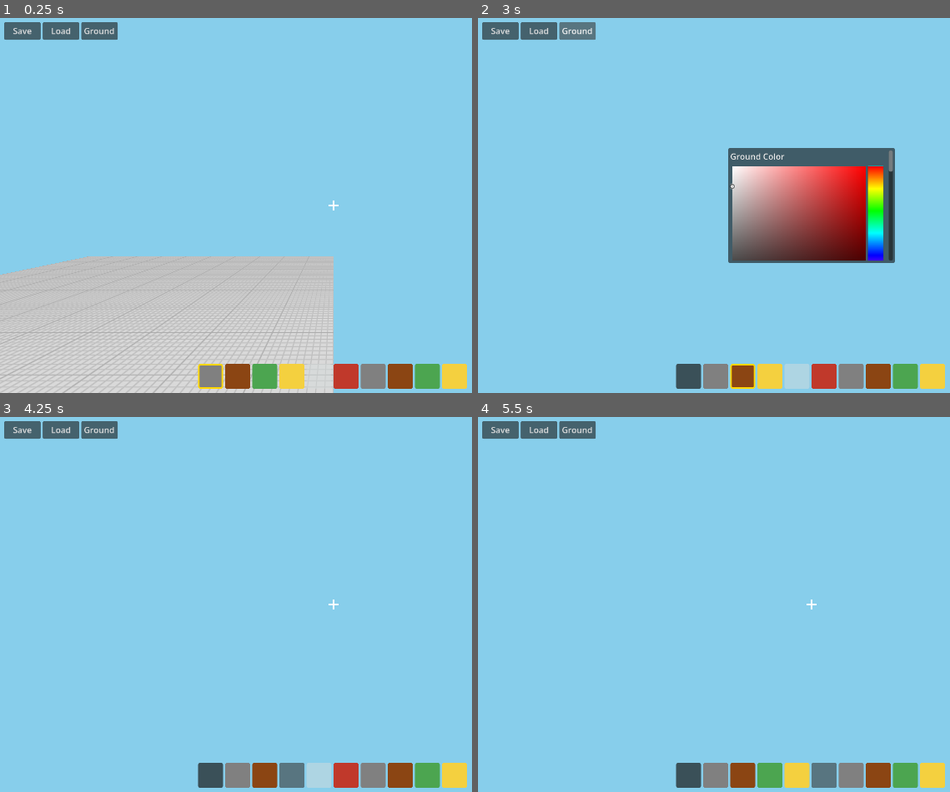
Above: before the commit, frames 1-4 (two rows, left to right).
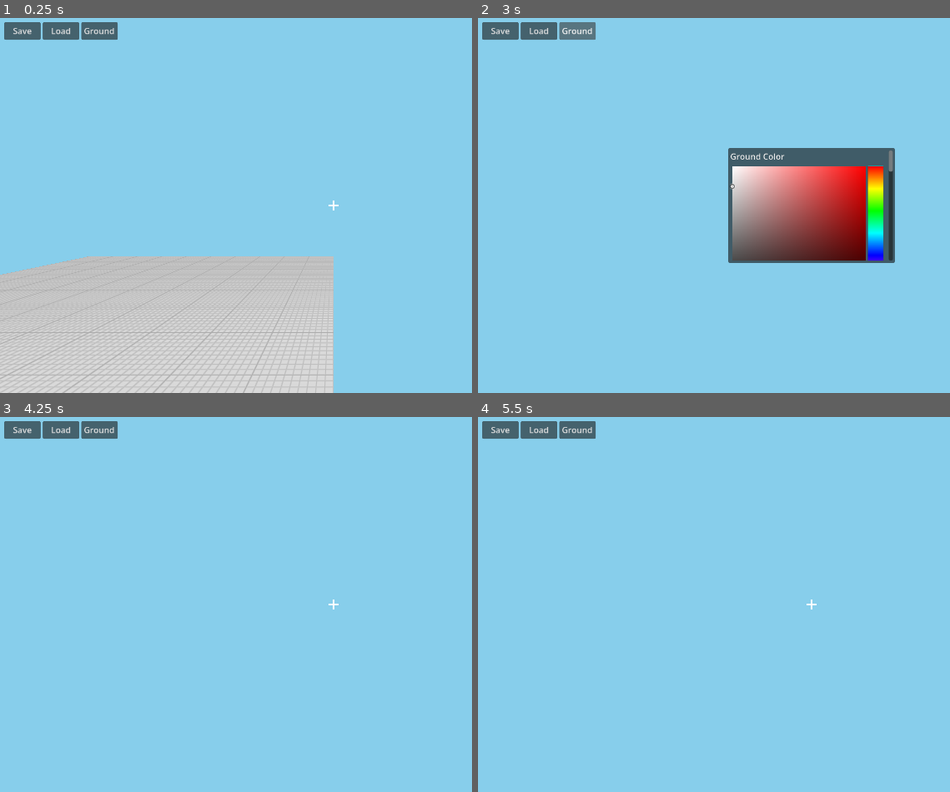
Above: after the commit, the same moments.

Repository: shbshc/building-game
Game: Godot game, scene res://scenes/main.tscn
Two runs of this game, one before a commit and one after it. Both use one fixed random seed, a clock stepped at 60 frames per second and the inputs below.
Inputs (mouse positions are in pixels of both pictures, inside the frame that each line leads up to):
- Up to frame 1 (0.25 s): no input
- Up to frame 2 (3 s): click (690, 378) at 0.52 s; click (714, 378) at 1.27 s; click (742, 378) at 2.02 s; click "Ground" at 2.75 s
- Up to frame 3 (4.25 s): click (292, 777) at 3.52 s
- Up to frame 4 (5.5 s): click (798, 777) at 4.27 s; click (822, 777) at 5.02 s

The runs differ from the first frame. In frame 1, 3.2% of the frame differs, in the area x 41-99%, y 92-99%; in frame 2, 3.5%; in frame 3, 3.6%; in frame 4, 3.6%.
Error after the commit: Parse Error: The function signature doesn't match the parent. Parent signature is "_get_drag_data(Vector2) -> Variant". (res://scripts/inventory.gd:116)

Commit message:
fix: backpack closes only with E/ESC, drag-and-drop between hotbar slots

Diff:
--- a/scripts/inventory.gd
+++ b/scripts/inventory.gd
@@ -24,6 +24,7 @@
 		btn.gui_input.connect(_on_slot_input.bind(i))
 		btn.mouse_entered.connect(_on_slot_hover.bind(i))
 		btn.mouse_exited.connect(_on_slot_unhover)
+		btn.set_drag_forwarding(_get_drag_data.bind(i), _can_drop_data.bind(i), _drop_data.bind(i))
 		hbox.add_child(btn)
 		slot_buttons.append(btn)
 	tooltip_label = Label.new()
@@ -111,3 +112,30 @@
 	if tooltip_label.visible:
 		tooltip_label.position = get_global_mouse_position() + Vector2(16, -16)
 	_refresh()
+
+func _get_drag_data(index: int, _at_position: Vector2):
+	var slot = inv_mgr.hotbar[index]
+	if slot.is_empty():
+		return null
+	inv_mgr.pickup_from(slot)
+	var preview := Button.new()
+	preview.text = ""
+	var s := StyleBoxFlat.new()
+	s.bg_color = item_types_node.get_type(slot.item_id).color
+	s.corner_radius_top_left = 4
+	s.corner_radius_top_right = 4
+	s.corner_radius_bottom_left = 4
+	s.corner_radius_bottom_right = 4
+	preview.add_theme_stylebox_override("normal", s)
+	preview.size = Vector2(48, 48)
+	set_drag_preview(preview)
+	return {"source": "hotbar", "index": index}
+
+func _can_drop_data(index: int, data, _at_position: Vector2) -> bool:
+	if data == null or inv_mgr.held_item == null:
+		return false
+	return true
+
+func _drop_data(index: int, data, _at_position: Vector2):
+	var slot = inv_mgr.hotbar[index]
+	inv_mgr.place_into(slot, item_types_node)
--- a/scripts/main.gd
+++ b/scripts/main.gd
@@ -119,4 +119,8 @@
 				backpack_panel.popup_centered()
 				Input.mouse_mode = Input.MOUSE_MODE_VISIBLE
 			else:
+				backpack_panel.hide()
 				Input.mouse_mode = Input.MOUSE_MODE_CAPTURED
+		elif event.keycode == KEY_ESCAPE and backpack_panel != null and backpack_panel.visible:
+			backpack_panel.hide()
+			Input.mouse_mode = Input.MOUSE_MODE_CAPTURED
